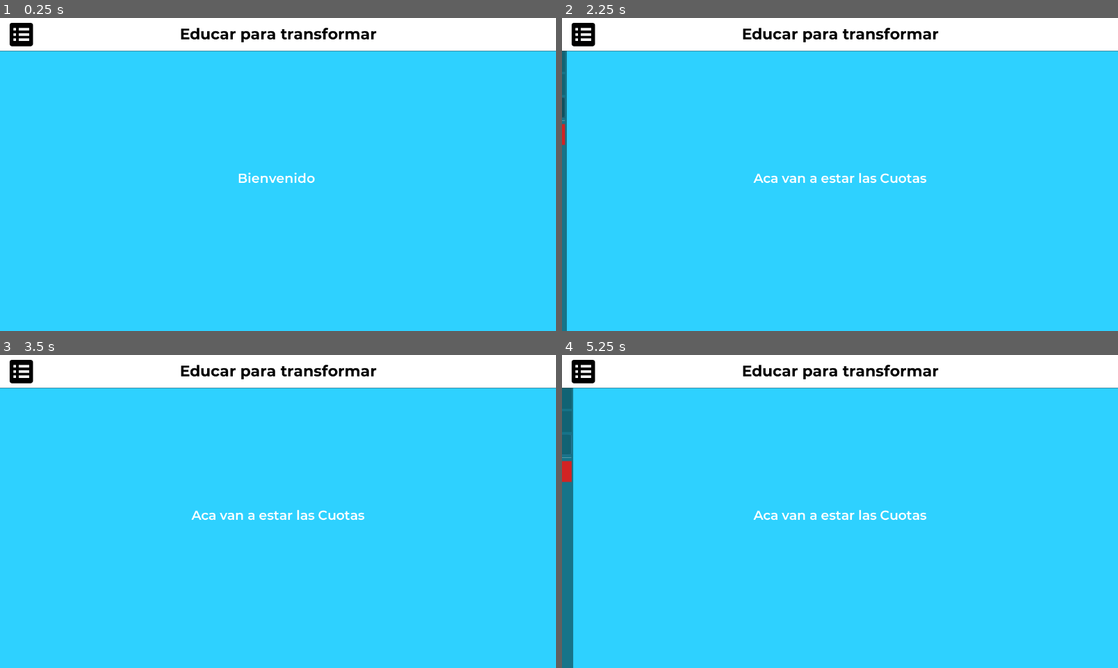
Above: before the commit, frames 1-4 (two rows, left to right).
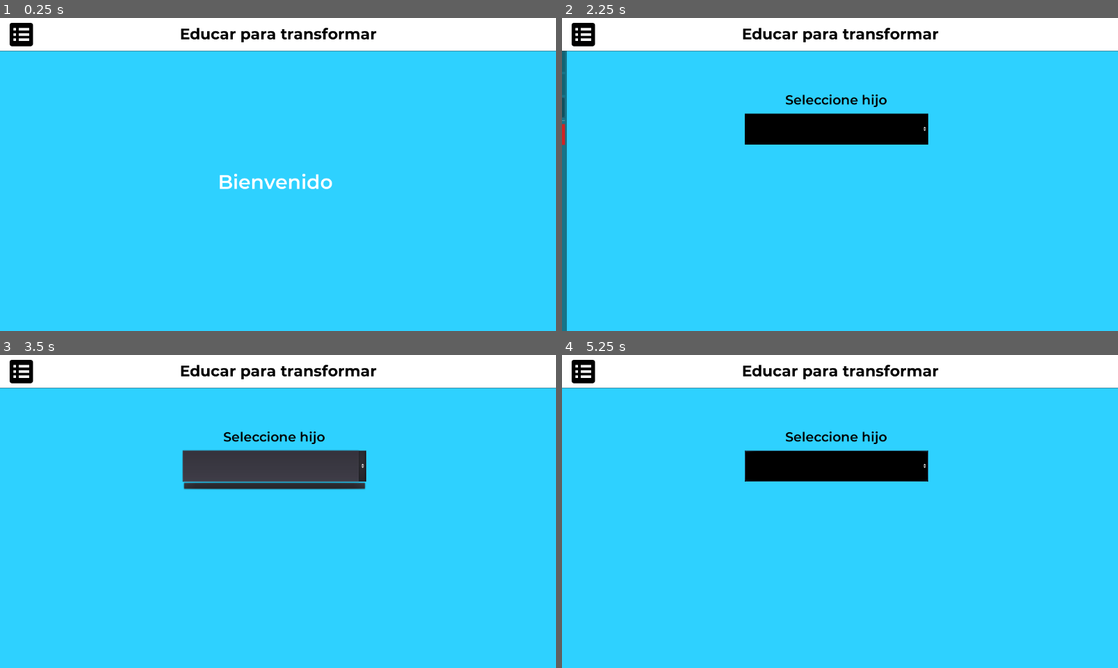
Above: after the commit, the same moments.

Repository: Matias-Barboza/DesktopAppEducarParaTransformar
Game: Godot game, scene res://Pantallas/PantallaPadre.tscn
Same seed, same stepped clock (60 frames per second), same inputs: the game is played once before the commit and once after it. This scene is started directly instead of the project's main scene.
Inputs (mouse positions are in pixels of both pictures, inside the frame that each line leads up to):
- Up to frame 1 (0.25 s): no input
- Up to frame 2 (2.25 s): tap Enter at 0.5 s; move the mouse to (962, 158) at 0.52 s; hold Q (abc123) 0.53-1.25 s; click (962, 158) at 0.67 s; click (584, 33) at 1.25 s; click "Cuotas" at 2 s
- Up to frame 3 (3.5 s): click (272, 464) at 2.77 s
- Up to frame 4 (5.25 s): tap Space at 3.5, 5 s; move the mouse to (728, 527) at 3.52 s; click (728, 527) at 3.6 s; tap Enter at 4.25 s; move the mouse to (895, 442) at 4.27 s; hold Q (abc123) 4.28-5.03 s; click (895, 442) at 4.42 s; move the mouse to (812, 574) at 5.02 s; click (812, 574) at 5.1 s

The runs differ from the first frame. In frame 1, 0.5% of the frame differs, in the area x 39-60%, y 49-55%; in frame 2, 4.0%; in frame 3, 4.9%; in frame 4, 5.8%, in the area x 0-66%, y 10-100%.

Commit message:
Pantalla Padre ultimos cambios

Diff:
--- a/Contenedores/Tablas/TablaCuotas.tscn
+++ b/Contenedores/Tablas/TablaCuotas.tscn
@@ -1,6 +1,7 @@
-[gd_scene load_steps=5 format=2]
+[gd_scene load_steps=6 format=2]
 
 [ext_resource path="res://Recursos/Montserrat-Bold.ttf" type="DynamicFontData" id=1]
+[ext_resource path="res://Contenedores/Tablas/Tabla.gd" type="Script" id=2]
 
 [sub_resource type="StyleBoxFlat" id=2]
 bg_color = Color( 1, 1, 1, 1 )
@@ -15,6 +16,8 @@
 [node name="TablaCuotas" type="Control"]
 anchor_right = 1.0
 anchor_bottom = 1.0
+script = ExtResource( 2 )
+ruta_fila = "res://Contenedores/Tablas/FilaCuota.tscn"
 
 [node name="VBoxContainer" type="VBoxContainer" parent="."]
 anchor_right = 1.0
--- a/Pantallas/PantallaPadre.gd
+++ b/Pantallas/PantallaPadre.gd
@@ -7,10 +7,12 @@
 var datos_horario = []
 var arreglo_horarios = []
 var desplegado = false
+var hijo_seleccionado
 
 var endpoint_hijos = Globals.URL + "/api/parents/" + str(Globals.userId)
 var endpoint_horarios = Globals.URL + "/api/students/classes/"
 var endpoint_notas = Globals.URL + "/api/notes/student/"
+var endpoint_cuotas = Globals.URL + "/api/parents/fees/"
 
 
 onready var panel_bienvenida = $PanelBienvenida
@@ -27,11 +29,16 @@
 onready var tabla_notas = $PanelNotas/TablaNotasBoletin
 onready var seleccion_hijos_notas = $PanelSeleccionNotas/Panel/OptionButton
 
+onready var panel_seleccion_cuotas = $PanelSeleccionCuotas
 onready var panel_cuotas = $PanelCuotas
+onready var tabla_cuotas = $PanelCuotas/Panel/TablaCuotas
+onready var seleccion_hijos_cuotas = $PanelSeleccionCuotas/Panel/OptionButton
+onready var label_cuotas = $PanelCuotas/LabelCuotas
 
 onready var request_hijos = $HTTPRequestHijos
 onready var request_horarios = $HTTPRequestHorarios
 onready var request_notas = $HTTPRequestNotas
+onready var request_cuotas = $HTTPRequestCuotas
 
 
 func _ready():
@@ -45,7 +52,7 @@
 	panel_cuotas.visible = false
 	label_bienvenida.text = "Bienvenido " + Globals.nombreCompleto
 
-	paneles = [panel_bienvenida, panel_horario, panel_notas, panel_cuotas, panel_seleccion_horario, panel_seleccion_notas]
+	paneles = [panel_bienvenida, panel_horario, panel_notas, panel_cuotas, panel_seleccion_horario, panel_seleccion_notas, panel_seleccion_cuotas]
 
 
 func _on_ButtonMenuDesplegable_pressed():
@@ -75,7 +82,7 @@
 
 
 func _on_ButtonCuotas_pressed():
-	activar_panel(panel_cuotas)
+	activar_panel(panel_seleccion_cuotas)
 
 
 func _on_ButtonSalir_pressed():
@@ -86,6 +93,31 @@
 	get_tree().change_scene("res://Pantallas/PantallaInicioDeSesion.tscn")
 
 
+func _on_horarios_item_selected(index):
+	var hijo = listaHijos[index]
+
+	request_horarios.request('{endpoint}{id}'.format({"endpoint" : endpoint_horarios, "id" : hijo["id"]}))
+	activar_panel(panel_horario)
+	seleccion_hijos_horarios.selected = -1
+
+
+func _on_notas_item_selected(index):
+	var hijo = listaHijos[index]
+
+	request_notas.request('{endpoint}{id}'.format({"endpoint" : endpoint_notas, "id" : hijo["id"]}))
+	activar_panel(panel_notas)
+	seleccion_hijos_notas.selected = -1
+
+
+func _on_OptionButtonCuotas_item_selected(index):
+	hijo_seleccionado = listaHijos[index]
+	label_cuotas.text = "Cuotas correspondientes a: " + hijo_seleccionado.firstname + " " + hijo_seleccionado.lastname
+
+	request_cuotas.request('{endpoint}{id}'.format({"endpoint" : endpoint_cuotas, "id" : Globals.userId}))
+	activar_panel(panel_cuotas)
+	seleccion_hijos_cuotas.selected = -1
+
+
 func _on_RequestHijos_request_completed(result, response_code, headers, body):
 	if response_code == 200:
 		var json = JSON.parse(body.get_string_from_utf8())
@@ -97,15 +129,8 @@
 			#Carga de los nombres de los hijos en la seleccion de hijos para notas y horarios
 			seleccion_hijos_horarios.get_popup().add_item(hijo["firstname"] + " " + hijo["lastname"])
 			seleccion_hijos_notas.get_popup().add_item(hijo["firstname"] + " " + hijo["lastname"])
-
-
-
-func _on_horarios_item_selected(index):
-	var hijo = listaHijos[index]
-
-	request_horarios.request('{endpoint}{id}'.format({"endpoint" : endpoint_horarios, "id" : hijo["id"]}))
-	activar_panel(panel_horario)
-	seleccion_hijos_horarios.selected = -1
+			seleccion_hijos_cuotas.get_popup().add_item(hijo["firstname"] + " " + hijo["lastname"])
+
 
 func _on_Horarios_request_completed(result, response_code, headers, body):
 	if response_code == 200:
@@ -128,29 +153,6 @@
 	else:
 		print("Error en al carga de horarios")
 
-func convertir_dia_a_espanol(dia_en_ingles: String) -> String:
-	var dias = {
-		"MONDAY": "Lunes",
-		"TUESDAY": "Martes",
-		"WEDNESDAY": "Miércoles",
-		"THURSDAY": "Jueves",
-		"FRIDAY": "Viernes",
-		"SATURDAY": "Sábado",
-		"SUNDAY": "Domingo"
-	}
-
-	if dias.has(dia_en_ingles):
-		return dias[dia_en_ingles]
-	else:
-		return "Día no válido"
-
-
-func _on_notas_item_selected(index):
-	var hijo = listaHijos[index]
-
-	request_notas.request('{endpoint}{id}'.format({"endpoint" : endpoint_notas, "id" : hijo["id"]}))
-	activar_panel(panel_notas)
-	seleccion_hijos_notas.selected = -1
 
 func _on_Notas_request_completed(result, response_code, headers, body):
 	if response_code == 200:
@@ -171,8 +173,33 @@
 	else:
 		print("Error en la carga de notas")
 
+
+func _on_HTTPRequestCuotas_request_completed(result, response_code, headers, body):
+	var arreglo_cuotas
+	var datos_cuota = []
+
+	if response_code == 200:
+		var json = JSON.parse(body.get_string_from_utf8())
+		tabla_cuotas.reiniciar_tabla()
+		arreglo_cuotas = []
+		yield(get_tree().create_timer(0.5), "timeout")
+		for cuota in json.result:
+			if cuota.student.id == hijo_seleccionado.id:
+				for mes in cuota.monthlyFees:
+					datos_cuota.insert(0, convertir_mes_a_espanol(mes["month"]))
+					if mes.paid:
+						datos_cuota.insert(1, "No")
+					else:
+						datos_cuota.insert(1, "Si")
+					arreglo_cuotas.append(datos_cuota)
+					datos_cuota = []
+
+		tabla_cuotas.set_data(arreglo_cuotas)
+	else:
+		print("Error en la carga de cuotas")
+
+
 #ESTO ES PARA ORDENAR LOS HORARIOS POR DIA
-
 class DayOfWeekSorter:
 	static func sort_by_day_of_week(a, b):
 		var dias_de_semana = {
@@ -197,3 +224,40 @@
 			var time_a = a[3]
 			var time_b = b[3]
 			return time_a < time_b
+
+
+func convertir_dia_a_espanol(dia_en_ingles: String) -> String:
+	var dias = {
+		"MONDAY": "Lunes",
+		"TUESDAY": "Martes",
+		"WEDNESDAY": "Miércoles",
+		"THURSDAY": "Jueves",
+		"FRIDAY": "Viernes",
+		"SATURDAY": "Sábado",
+		"SUNDAY": "Domingo"
+	}
+
+	if dias.has(dia_en_ingles):
+		return dias[dia_en_ingles]
+	else:
+		return "Día no válido"
+
+
+func convertir_mes_a_espanol(mes_en_ingles: String) -> String:
+	var meses = {
+		"JANUARY": "Enero",
+		"FEBRUARY": "Febrero",
+		"MARCH": "Marzo",
+		"APRIL": "Abril",
+		"MAY": "Mayo",
+		"JUNE": "Junio",
+		"JULY": "Julio",
+		"AUGUST": "Agosto",
+		"SEPTEMBER": "Septiembre",
+		"OCTOBER": "Octubre"
+	}
+
+	if meses.has(mes_en_ingles):
+		return meses[mes_en_ingles]
+	else:
+		return "Día no válido"
--- a/Pantallas/PantallaPadre.tscn
+++ b/Pantallas/PantallaPadre.tscn
@@ -11,6 +11,7 @@
 [ext_resource path="res://Recursos/Iconos/bxs-medal-icon.png" type="Texture" id=9]
 [ext_resource path="res://Recursos/Iconos/bxs-spreadsheet-icon2.png" type="Texture" id=10]
 [ext_resource path="res://Recursos/Iconos/bxs-log-out-icon.png" type="Texture" id=11]
+[ext_resource path="res://Contenedores/Tablas/TablaCuotas.tscn" type="PackedScene" id=12]
 
 [sub_resource type="Animation" id=5]
 resource_name = "despliegue_menu_lateral"
@@ -93,7 +94,7 @@
 bg_color = Color( 0.184314, 0.823529, 1, 1 )
 
 [sub_resource type="DynamicFont" id=36]
-size = 30
+size = 45
 font_data = ExtResource( 4 )
 
 [sub_resource type="StyleBoxFlat" id=35]
@@ -269,7 +270,6 @@
 [node name="TablaNotasBoletin" parent="PanelNotas" instance=ExtResource( 7 )]
 
 [node name="PanelCuotas" type="Panel" parent="."]
-visible = false
 anchor_right = 1.0
 anchor_bottom = 1.0
 margin_left = 449.0
@@ -284,13 +284,21 @@
 anchor_right = 0.5
 anchor_bottom = 0.5
 margin_left = -260.0
-margin_top = -49.0
+margin_top = -415.0
 margin_right = 260.0
-margin_bottom = -11.0
+margin_bottom = -359.0
 custom_fonts/font = SubResource( 36 )
-text = "Aca van a estar las Cuotas"
+text = "Cuotas de:"
 align = 1
 valign = 1
+
+[node name="Panel" type="Panel" parent="PanelCuotas"]
+anchor_right = 1.0
+anchor_bottom = 1.263
+margin_top = -52.0
+margin_bottom = 0.187988
+
+[node name="TablaCuotas" parent="PanelCuotas/Panel" instance=ExtResource( 12 )]
 
 [node name="PanelSeleccionHorario" type="Panel" parent="."]
 visible = false
@@ -373,6 +381,51 @@
 margin_bottom = -107.0
 
 [node name="OptionButton" type="OptionButton" parent="PanelSeleccionNotas/Panel"]
+anchor_right = 1.0
+anchor_bottom = 1.0
+custom_fonts/font = SubResource( 50 )
+custom_styles/normal = SubResource( 51 )
+align = 1
+__meta__ = {
+"_edit_use_anchors_": true
+}
+
+[node name="PanelSeleccionCuotas" type="Panel" parent="."]
+visible = false
+anchor_right = 1.0
+anchor_bottom = 1.0
+margin_left = 449.0
+margin_top = 316.0
+margin_right = -449.0
+margin_bottom = -240.0
+custom_styles/panel = SubResource( 35 )
+
+[node name="LabelMaterias" type="Label" parent="PanelSeleccionCuotas"]
+anchor_left = 0.5
+anchor_top = 0.5
+anchor_right = 0.5
+anchor_bottom = 0.5
+margin_left = -310.0
+margin_top = -241.0
+margin_right = 292.0
+margin_bottom = -179.0
+custom_colors/font_color = Color( 0, 0, 0, 1 )
+custom_fonts/font = SubResource( 52 )
+text = "Seleccione hijo"
+align = 1
+valign = 1
+
+[node name="Panel" type="Panel" parent="PanelSeleccionCuotas"]
+anchor_left = 0.5
+anchor_top = 0.5
+anchor_right = 0.5
+anchor_bottom = 0.5
+margin_left = -219.0
+margin_top = -178.0
+margin_right = 203.0
+margin_bottom = -107.0
+
+[node name="OptionButton" type="OptionButton" parent="PanelSeleccionCuotas/Panel"]
 anchor_right = 1.0
 anchor_bottom = 1.0
 custom_fonts/font = SubResource( 50 )
@@ -472,9 +525,12 @@
 
 [node name="HTTPRequestHorarios" type="HTTPRequest" parent="."]
 
+[node name="HTTPRequestCuotas" type="HTTPRequest" parent="."]
+
 [connection signal="pressed" from="PanelSuperior/ButtonMenuDesplegable" to="." method="_on_ButtonMenuDesplegable_pressed"]
 [connection signal="item_selected" from="PanelSeleccionHorario/Panel/OptionButton" to="." method="_on_horarios_item_selected"]
 [connection signal="item_selected" from="PanelSeleccionNotas/Panel/OptionButton" to="." method="_on_notas_item_selected"]
+[connection signal="item_selected" from="PanelSeleccionCuotas/Panel/OptionButton" to="." method="_on_OptionButtonCuotas_item_selected"]
 [connection signal="pressed" from="PanelLateral/VBoxContainer/ButtonHorarios" to="." method="_on_ButtonHorarios_pressed"]
 [connection signal="pressed" from="PanelLateral/VBoxContainer/ButtonNotas" to="." method="_on_ButtonNotas_pressed"]
 [connection signal="pressed" from="PanelLateral/VBoxContainer/ButtonCuotas" to="." method="_on_ButtonCuotas_pressed"]
@@ -482,3 +538,4 @@
 [connection signal="request_completed" from="HTTPRequestNotas" to="." method="_on_Notas_request_completed"]
 [connection signal="request_completed" from="HTTPRequestHijos" to="." method="_on_RequestHijos_request_completed"]
 [connection signal="request_completed" from="HTTPRequestHorarios" to="." method="_on_Horarios_request_completed"]
+[connection signal="request_completed" from="HTTPRequestCuotas" to="." method="_on_HTTPRequestCuotas_request_completed"]
Not shown: 1 places in Pantallas/PantallaPadre.tscn that only renumber resources
